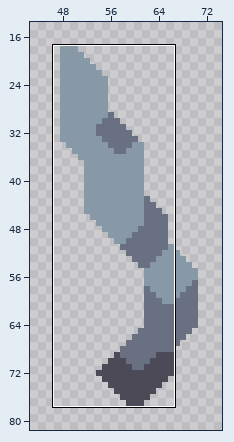
Two versions of one sprite sheet, assets/sprites/units/gyurza-blade.png. The first picture is a wide view before the edit; the outline marks the close-up.
Close-up. Before the edit:
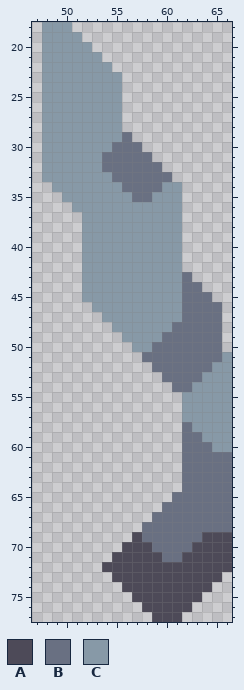
The file is 80x100 pixels. Shown: x 47..66, y 18..77. The wide view leaves out empty margins.
Palette (. is transparent): A #4d4a58  B #697082  C #8799a7
Pixels before, first column x 48:
18 CCC................
19 CCCC...............
20 CCCCC..............
21 CCCCCC.............
22 CCCCCCC............
23 CCCCCCCC...........
24 CCCCCCCC...........
25 CCCCCCCC...........
26 CCCCCCCC...........
27 CCCCCCCC...........
28 CCCCCCCC...........
29 CCCCCCCCB..........
30 CCCCCCCBBB.........
31 CCCCCCBBBBB........
32 CCCCCCBBBBBB.......
33 CCCCCCCBBBBBB......
34 .CCCCCCCBBBBCC.....
35 ..CCCCCCCBBCCC.....
36 ...CCCCCCCCCCC.....
37 ....CCCCCCCCCC.....
38 ....CCCCCCCCCC.....
39 ....CCCCCCCCCC.....
40 ....CCCCCCCCCC.....
41 ....CCCCCCCCCC.....
42 ....CCCCCCCCCC.....
43 ....CCCCCCCCCCB....
44 ....CCCCCCCCCCBB...
45 ....CCCCCCCCCCBBB..
46 .....CCCCCCCCCBBBB.
47 ......CCCCCCCCBBBB.
48 .......CCCCCCBBBBB.
49 ........CCCCBBBBBB.
50 .........CCBBBBBBB.
51 ..........BBBBBBBBC
52 ...........BBBBBBCC
53 ............BBBBCCC
54 .............BBCCCC
55 ..............CCCCC
56 ..............CCCCC
57 ..............CCCCC
58 ..............BCCCC
59 ..............BBCCC
60 ..............BBBCC
61 ..............BBBBB
62 ..............BBBBB
63 ..............BBBBB
64 ..............BBBBB
65 .............BBBBBB
66 ............BBBBBBB
67 ...........BBBBBBBB
68 ..........BBBBBBBBB
69 .........ABBBBBBAAA
70 ........AAABBBBAAAA
71 .......AAAAABBAAAAA
72 ......AAAAAAAAAAAAA
73 .......AAAAAAAAAAA.
74 ........AAAAAAAAA..
75 .........AAAAAAA...
76 ..........AAAAA....
77 ...........AAA.....
After:
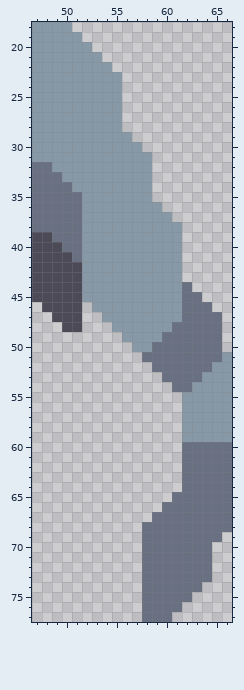
Changes in this commit:
y 18..28: x 47 . -> C
y 29: x 47 . -> C; x 56 B -> C
y 30: x 47 . -> C; x 55..57 BBB -> CCC
y 31: x 47 . -> C; x 54..58 BBBBB -> CCCCC
y 32: x 47..48 .C -> BB; x 54..59 BBBBBB -> CCCCC.
y 33: x 47..49 .CC -> BBB; x 55..60 BBBBBB -> CCCC..
y 34: x 47..50 ..CC -> BBBB; x 56..61 BBBBCC -> CCC...
y 35: x 47..51 ...CC -> BBBBB; x 57..61 BBCCC -> CC...
y 36: x 47..51 ....C -> BBBBB; x 60..61 CC -> ..
y 37: x 47..51 ..... -> BBBBB; x 61 C -> .
y 38: x 47..51 ..... -> BBBBB
y 39: x 47..51 ..... -> AABBB
y 40: x 47..51 ..... -> AAABB
y 41: x 47..51 ..... -> AAAAB
y 42: x 47..51 ..... -> AAAAA
y 43: x 47..51 ..... -> AAAAA; x 62 B -> .
y 44: x 47..51 ..... -> AAAAA; x 63 B -> .
y 45: x 47..51 ..... -> AAAAA; x 64 B -> .
y 46: x 48..51 .... -> AAAA; x 65 B -> .
y 47: x 49..51 ... -> AAA
y 48: x 50..51 .. -> AA
y 58: x 62 B -> C
y 59: x 62..63 BB -> CC
y 60: x 65..66 CC -> BB
y 69: x 57 A -> .; x 64..66 AAA -> BB.
y 70: x 56..58 AAA -> ..B; x 63..66 AAAA -> BB..
y 71: x 55..59 AAAAA -> ...BB; x 62..66 AAAAA -> BBB..
y 72: x 54..66 AAAAAAAAAAAAA -> ....BBBBBBB..
y 73: x 55..65 AAAAAAAAAAA -> ...BBBBBBB.
y 74: x 56..64 AAAAAAAAA -> ..BBBBBB.
y 75: x 57..63 AAAAAAA -> .BBBBB.
y 76: x 58..62 AAAAA -> BBBB.
y 77: x 58..61 .AAA -> BBB.
Pixel boxes of the changes (left, top, right, bottom) in both close-ups:
changed: (32, 22, 182, 332)
erased: (182, 272, 222, 312)
changed: (182, 422, 232, 452)
changed: (102, 532, 232, 622)
